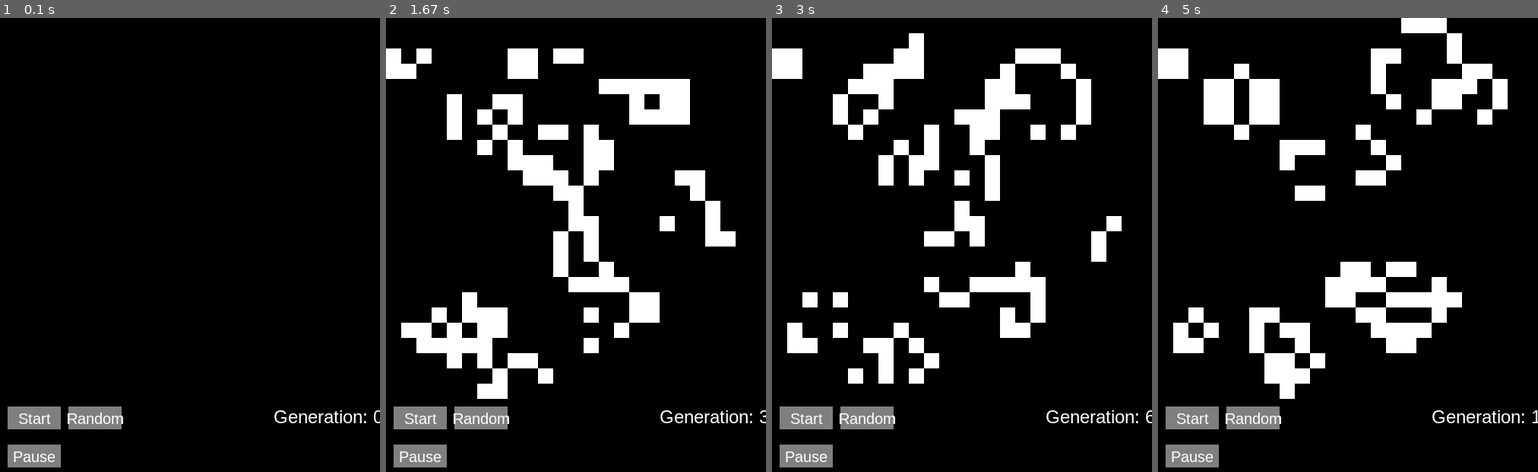
Above: before the commit, frames 1-4 (left to right).
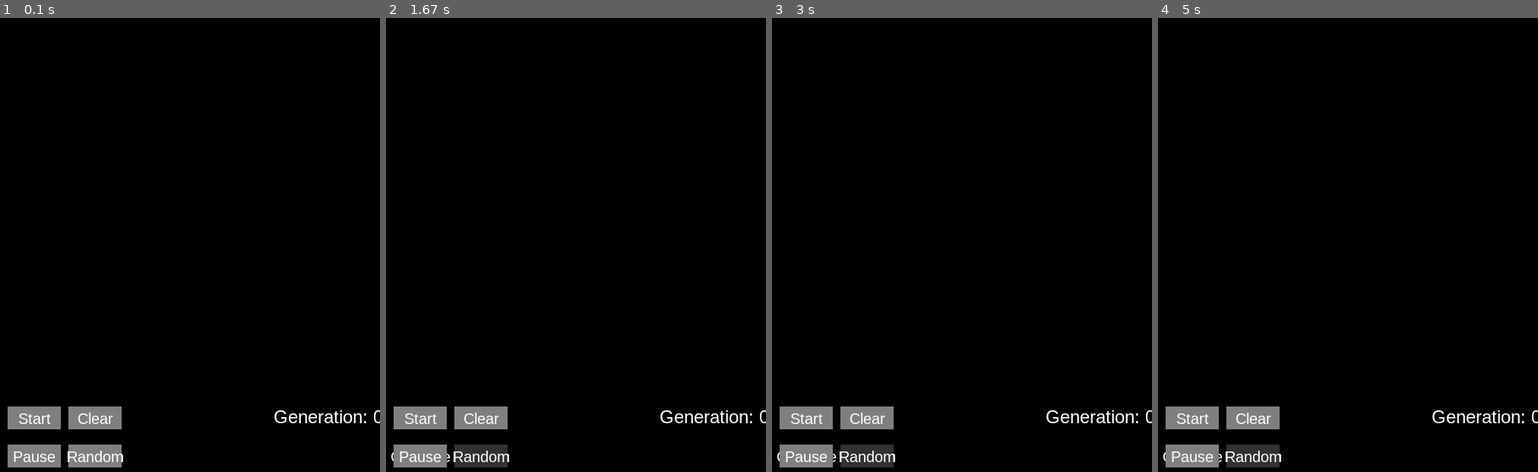
Above: after the commit, the same moments.

Repository: aaronw4/Game-of-Life
Game: pygame game, started from pyGame..py
The game is run twice, just before and just after one commit, with the same random seed, the same clock (stepped at 60 frames per second) and the same inputs.
Inputs (mouse positions are in pixels of both pictures, inside the frame that each line leads up to):
- Up to frame 1 (0.1 s): no input
- Up to frame 2 (1.67 s): press the mouse at (481, 417) at 0.37 s; move the mouse to (469, 385) at 0.47 s; release the mouse at (458, 353) at 0.6 s; press the mouse at (420, 453) at 0.7 s; move the mouse to (462, 267) at 0.8 s; release the mouse at (500, 81) at 0.93 s; press the mouse at (481, 453) at 1.03 s; move the mouse to (576, 385) at 1.13 s; release the mouse at (674, 317) at 1.27 s
- Up to frame 3 (3 s): no input
- Up to frame 4 (5 s): no input

The runs differ from the first frame. In frame 1, 0.9% of the frame differs, in the area x 17-33%, y 86-99%; in frame 2, 14%, in the area x 0-100%, y 6-99%; in frame 3, 13%; in frame 4, 14%.

Commit message:
Created clear grid button

Diff:
--- a/pyGame..py
+++ b/pyGame..py
@@ -43,6 +43,12 @@
         self.grids.append(create_grid())
         #creates grids using create_grid fxn and appends them to grids[]
 
+    def clear_grid(self):
+        for columns in range(25):
+            for rows in range(25):
+                self.grids[self.grid_active][columns][rows] = 0
+        self.count = 0
+
     def random_grid(self, value=None, grid=0):
         for columns in range(25):
             for rows in range(25):
@@ -50,8 +56,6 @@
                     cells = random.choice([0, 0, 0, 0, 1])
                     #0 = dead, 1 = alive
                     #randomly picks from array. 20% chance of cell being alive
-                else:
-                    cells = value
                 self.grids[grid][columns][rows] = cells
         self.start = True
 
@@ -88,7 +92,8 @@
 
         self.button('Start', 10, 510, 70, 30, gray, dark_gray)
         self.button('Pause', 10, 560, 70, 30, gray, dark_gray)
-        self.button('Random', 90, 510, 70, 30, gray, dark_gray, self.random_grid)
+        self.button('Clear', 90, 510, 70, 30, gray, dark_gray)
+        self.button('Random', 90, 560, 70, 30, gray, dark_gray, self.random_grid)
 
         pygame.display.flip()
         #Turns grid of numbers into colors alive_cole is white, dead_color is black
@@ -108,7 +113,8 @@
 
         self.button('Start', 10, 510, 70, 30, gray, dark_gray)
         self.button('Continue', 10, 560, 70, 30, gray, dark_gray)
-        self.button('Random', 90, 510, 70, 30, gray, dark_gray)
+        self.button('Clear', 90, 510, 70, 30, gray, dark_gray)
+        self.button('Random', 90, 560, 70, 30, gray, dark_gray)
 
         pygame.display.flip()
 
@@ -177,13 +183,18 @@
                     else:
                         self.pause = False
                         self.draw()
+            if 160 > mouse[0] > 90 and 540 > mouse[1] > 510:
+                if click[0] == 1:
+                    print('click')
+                    self.start = False
+                    self.clear_grid()
+                    self.run()
             if event.type == pygame.QUIT:
                 sys.exit()
 
     def run(self):
         while self.start is False:
             self.events()
-            self.update()
             self.draw()
         while self.start is True:
             self.events()
